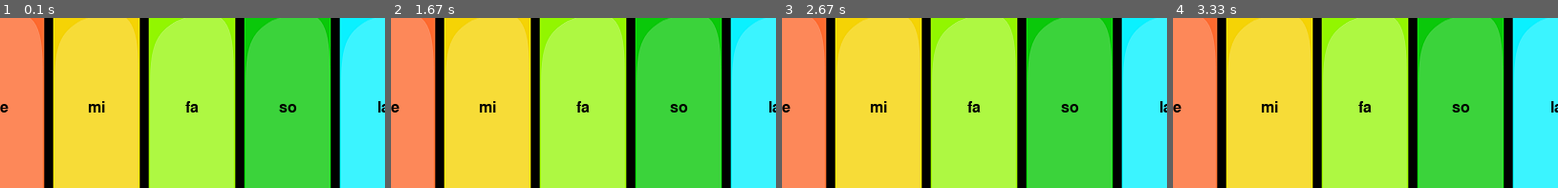
Above: before the commit, frames 1-4 (left to right).
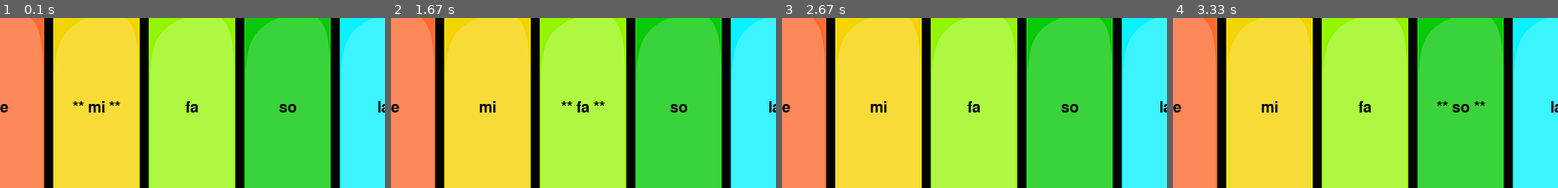
Above: after the commit, the same moments.

Repository: SMEbrahimi2001/lttle_piano
Game: pygame game, started from piano.py
Two runs of this game, one before a commit and one after it. Both use one fixed random seed, a clock stepped at 60 frames per second and the inputs below.
Inputs:
- Up to frame 1 (0.1 s): no input
- Up to frame 2 (1.67 s): tap Enter at 0.33 s
- Up to frame 3 (2.67 s): no input
- Up to frame 4 (3.33 s): no input
The pictures show only the part of the screen within x 18-68%, y 24-74%; the shares and areas given below are measured in that part.

The runs differ from the first frame. In frame 1, 0.1% of the frame differs, in the area x 18-32%, y 48-52%; in frame 2, 0.1%; in frame 3, nothing differs; in frame 4, 0.1%.

Commit message:
add lesson atuo play ( demo )

Diff:
--- a/piano.py
+++ b/piano.py
@@ -23,6 +23,37 @@
 button_height = ai_settings.Screen_Heigth
 buttons = [(i * button_width, 0, button_width, button_height)
            for i in range(8)]
+
+lesson1Note = [
+    'do', 'do', 're', 'do', 'fa', 'mi', 'do', 'do', 're', 'do', 'so', 'fa', 'do', 'do', 'do2', 'la', 'fa', 'mi', 're', 'la', 'la', 'la', 'fa', 'so', 'fa',
+    'do', 'do', 're', 'do', 'fa', 'mi', 'do', 'do', 're', 'do', 'so', 'fa', 'do', 'do', 'do2', 'la', 'fa', 'mi', 're', 'la', 'la', 'la', 'fa', 'so', 'fa', 'do',
+]
+
+
+lesson2Note =  [
+'mi', 'fa', 'so', 'fa', 'so', 'fa', 'so', 'mi', '',
+'mi', 'fa', 'so', 'fa', 'so', 'fa', 'so', 'mi','',
+'mi', 'fa', 'so', 'la', 'do', 'si', 'la', 'so', 'fa', 'mi', '',
+'mi', 'fa', 'so', 'la', 'do', 'si', 'la', 'so', 'fa', 'mi', '',
+'mi', 'fa', 'so', 'fa', 'so', 'la', 'fa', 'mi', '',
+'mi', 'fa', 'so', 'fa', 'so', 'la', 'fa', 'mi', '',
+'mi', 'fa', 'so', 'la', 'si', 'do', '',
+'la','si', 'do', 'la', 'si', 'do', '',
+'do', 're', 'do', 'si', 'la', 'so', 'si', 'si', '',
+'so', 'la', 'si', 'so', 'la', 'si', '',
+'la','si', 'la', 'so', 'si', 'so', 'fa', 'so', 'fa', 'mi', '',
+'la','si', 'la', 'so', 'la', 'so', 'fa', 'so', 'fa', 'mi', '',
+'mi', 'fa', 'so', 'fa', 'so', 'la', 'fa', 'mi', '',
+'mi', 'fa', 'so', 'fa', 'so', 'la', 'fa', 'mi', '',
+'do', 'si', 'do', 'si', 'do', 're', 'do2', 'do', 'si', 'la', '',
+'si', 'la', 'si', 'so', 'la', 'si', 'si', 'do', 'si', 'la', 'so', '',
+'la','so', 'fa', 'so', 'fa', 'mi', '',
+'la','so', 'fa', 'so', 'fa', 'mi', '',
+'mi', 'fa', 'so', 'fa', 'so', 'la', 'fa', 'mi', '',
+'mi', 'fa', 'so', 'fa', 'so', 'la', 'fa', 'mi', '',
+]
+
+count = 0 ;
 
 dictNotes = {
     'do': '1_do',
@@ -56,7 +87,13 @@
     def draw(self):
         screen.blit(self.image_default, (self.x, self.y))
 
-        text = self.font.render(self.note[2:], True, self.textColor)
+        if ( lesson2Note[count] == self.note[2:]) :
+            text = self.font.render(f'** {self.note[2:]} **', True, self.textColor)
+        else :
+            text = self.font.render(self.note[2:], True, self.textColor)
+
+
+
 
         screen.blit(text, (self.x + self.width // 2 - text.get_width() //
                     2, self.y + self.height // 2 - text.get_height() // 2))
@@ -162,4 +199,10 @@
 
     # آپدیت صفحه
     pygame.display.flip()
+
+    if(lesson2Note[count] != '') :
+        player.play(lesson2Note[count], mode)
+    count = count + 1
+    pygame.time.delay(300)
+
     clock.tick(30)
